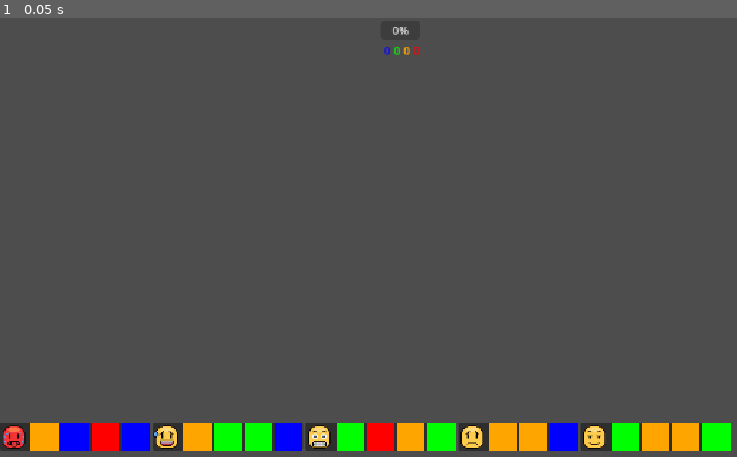
Above: before the commit, frame 1.
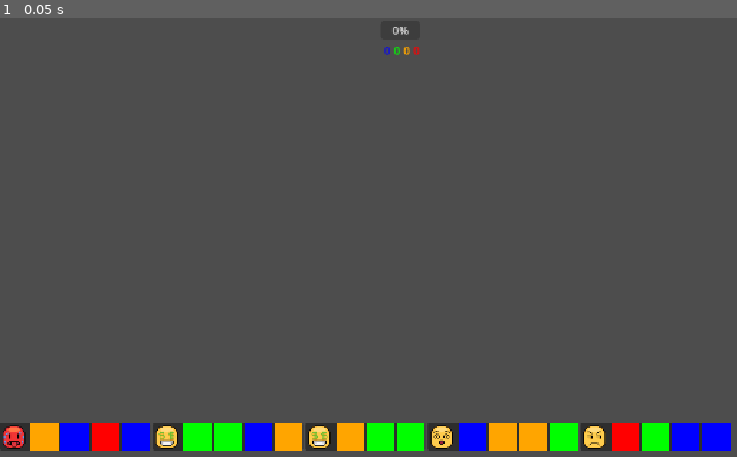
Above: after the commit, the same moment.

Repository: natleahh/project-bringer-2
Game: Godot game, scene res://Gig/Act/test.tscn
The game is run twice, just before and just after one commit, with the same random seed, the same clock (stepped at 60 frames per second) and the same inputs. The project has no main scene, so this scene is started directly.
Inputs:
- Up to frame 1 (0.05 s): no input

The runs differ from the first frame. In frame 1, 3.3% of the frame differs, in the area x 20-100%, y 92-99%.

Commit message:
feat: add scoring callback mechanic

Diff:
--- a/Gig/Set/set_state.gd
+++ b/Gig/Set/set_state.gd
@@ -29,11 +29,18 @@
 		SetState.SetBit.new(node, connector)
 	)
 
-func score(audience_preference: Models.ComedyVector4) -> void:
+func score(audience_preference: Models.ComedyVector4, index: int = -1) -> void:
+	if -index > bits.size():
+		return
+
 	var exponents = range(4).map(
-		func (i): return 5 if bits[-1].type == null or bits[-1].type == Models.ComedyType.values()[i] else 0
+		func (i): return 5 if bits[index].type == null or bits[index].type == Models.ComedyType.values()[i] else 0
 	)
 
 	var _score_update = audience_preference.add(1).power(exponents).add(-1)
 	_score = _score.add(_score_update)
 	score_update.emit(_score_update)
+
+	if bits[index].bit.call_back != 0:
+		var callback_index = index - bits[index].bit.call_back
+		score(audience_preference, callback_index)
--- a/Gig/models.gd
+++ b/Gig/models.gd
@@ -136,15 +136,18 @@
 	var texture: Texture2D = PlaceholderTexture2D.new()
 	var position: Vector2 = Vector2.ZERO
 	var connectors: Array
+	var call_back: int
 
-	func _init(_connectors: Array, _texture: Texture2D) -> void:
+	func _init(_connectors: Array, _texture: Texture2D, _callback: int) -> void:
 		connectors = _connectors
 		texture = _texture
+		call_back = _callback
 
 	static func get_random() -> BitData:
 		return BitData.new(
 			range(randi_range(3, 4)).map(func (_i): return ConnectorData.get_random()),
-			TEXTURES[randi() % TEXTURES.size()]
+			TEXTURES[randi() % TEXTURES.size()],
+			randi() % 3
 		)
 
 
